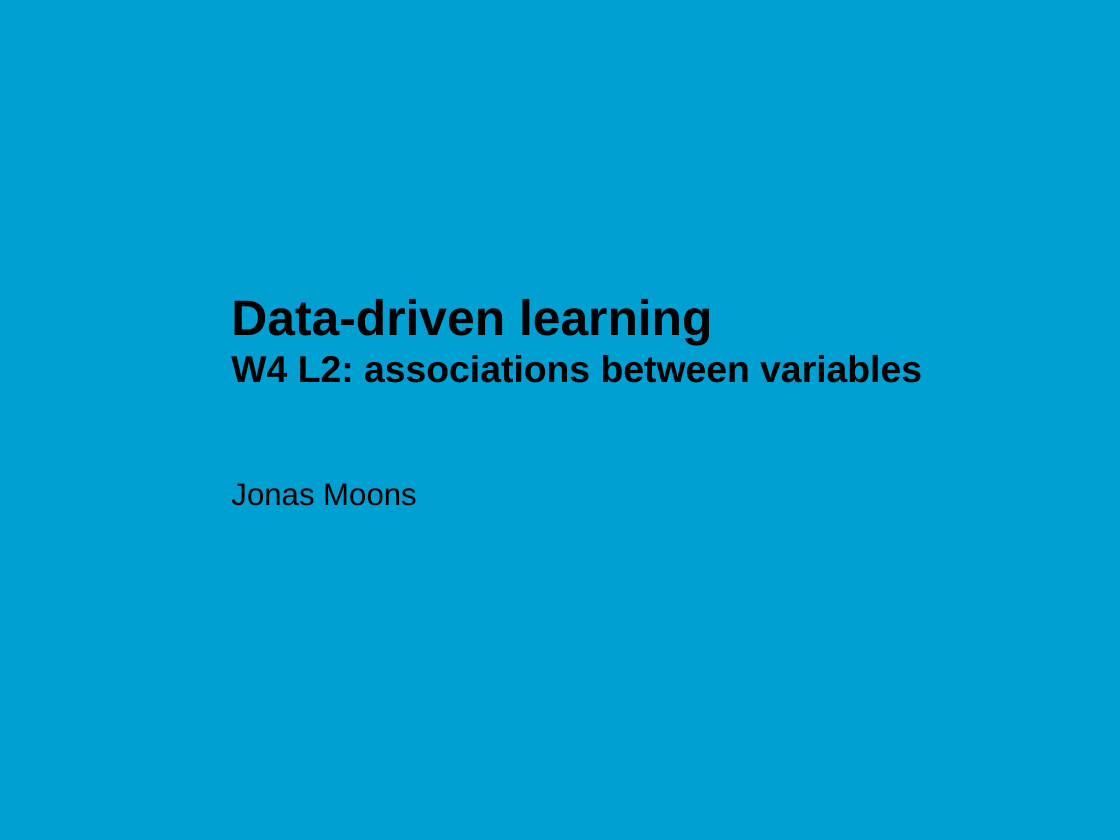
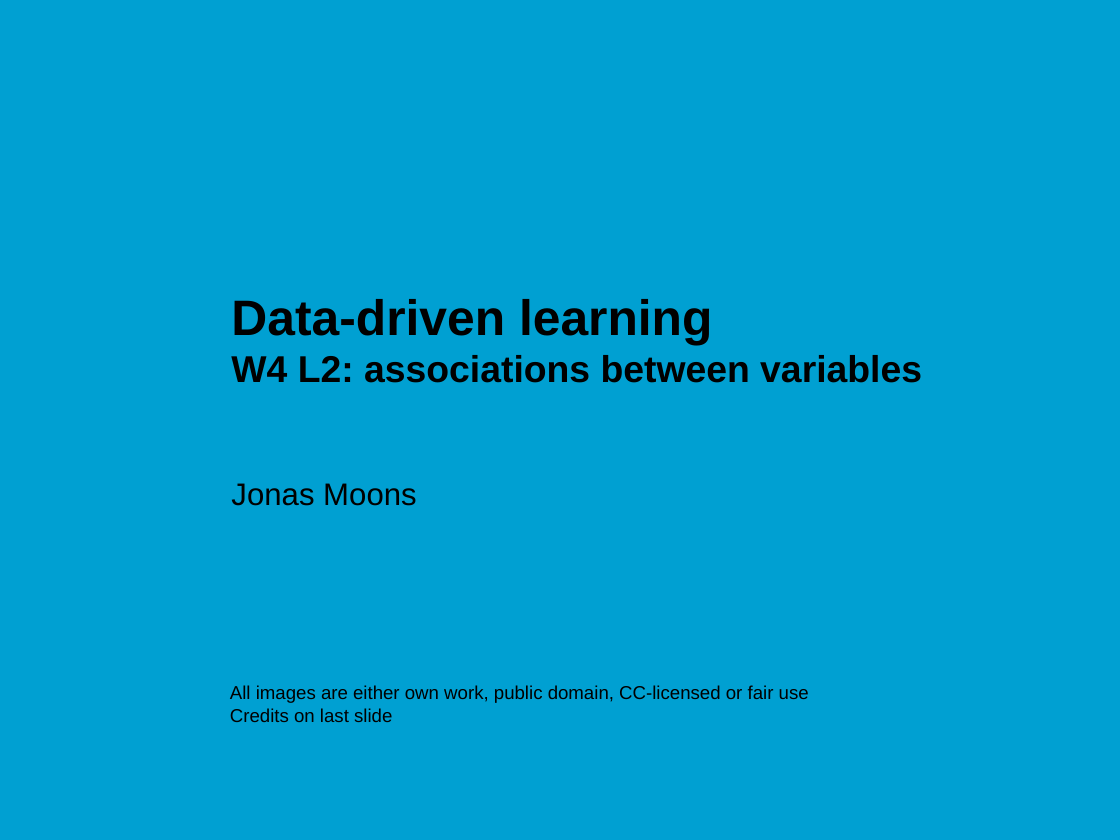
Before and after one commit to jonasmoons/data-driven-learning, a slide deck: slide 1 of slides/ddl-w4l2.pptx. Drawn at 1120x840 pixels with LibreOffice and Linux fonts; fonts in the diff are those of the drawing; background and template pictures are left out. Boxes give left, top, right and bottom in pixels: in the first picture for what was removed or moved away, otherwise in the second. Text is boxed around its words. In the diff, an @@ line names an element or a change of style, - is before the commit and + after.

```diff
--- a/slides/ddl-w4l2.pptx
+++ b/slides/ddl-w4l2.pptx
@@ text added at <box>230,685,809,722</box>, 12 pt, text #000000 @@
+All images are either own work, public domain, CC-licensed or fair use
+Credits on last slide
```
Also in this commit, not shown: 13 other slides changed, 10 slides added, 4 slides removed, 3 other files.
